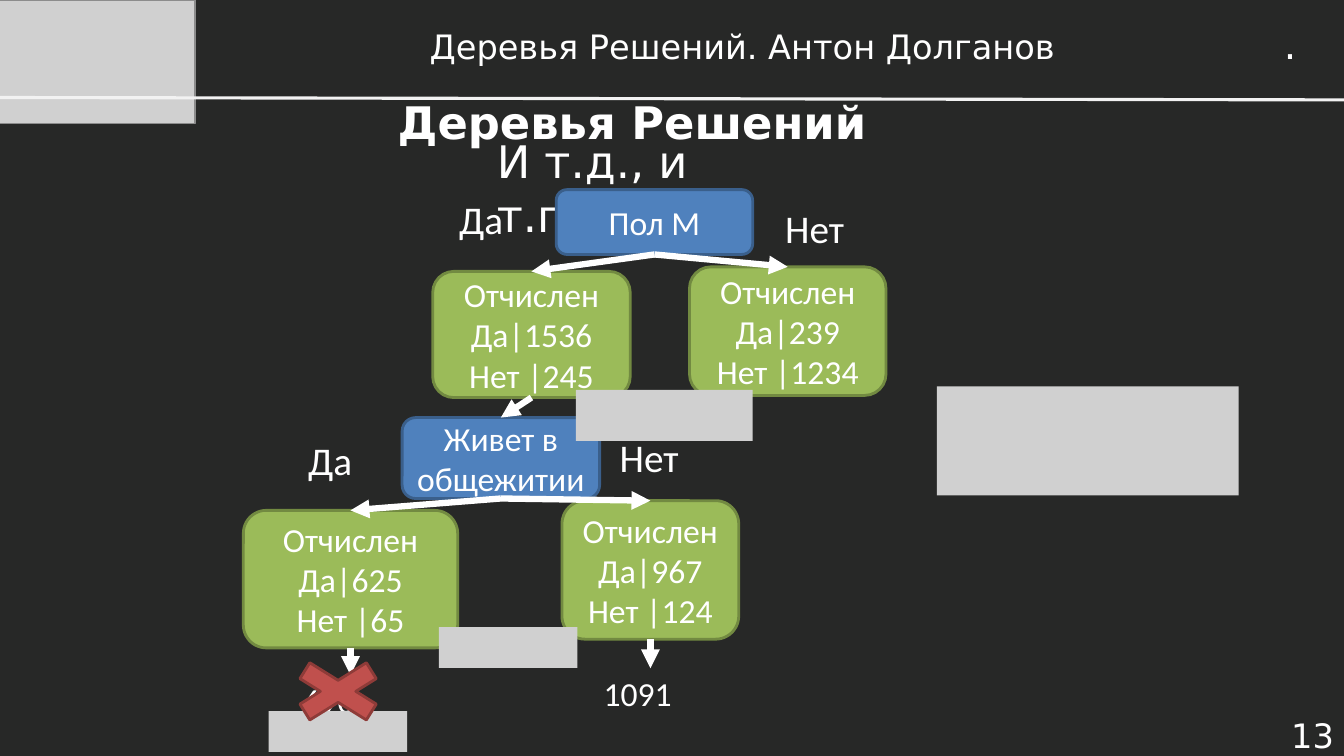
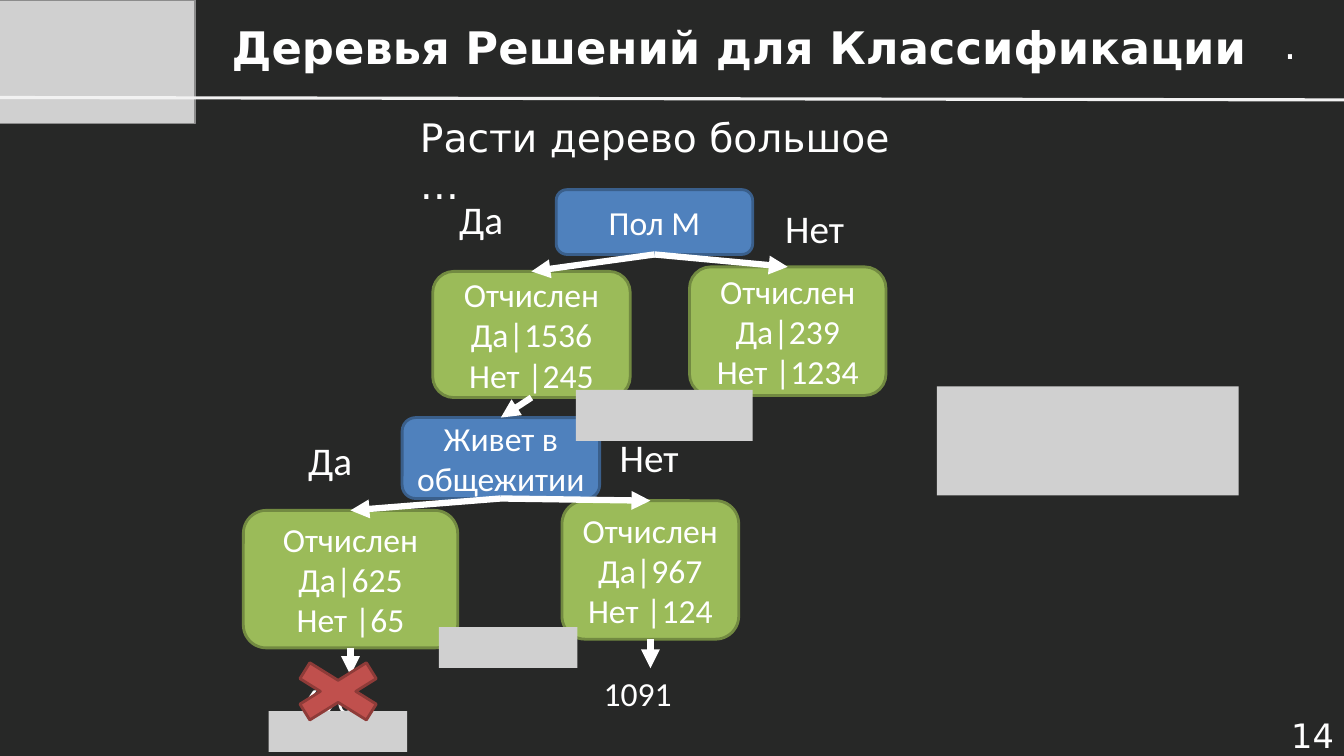
Before and after one commit to dayekb/Study, a slide deck: slide 14 of rus/UrFU/IST in Medicine/1 season/Презентации/Лекция 1.10 - Деревья Решений.pptx (slide 13 before the commit). Drawn at 1344x756 pixels with LibreOffice and Linux fonts; fonts in the diff are those of the drawing; grey boxes stand for pictures. Boxes give left, top, right and bottom in pixels: in the first picture for what was removed or moved away, otherwise in the second. Text is boxed around its words. In the diff, an @@ line names an element or a change of style, - is before the commit and + after.

```diff
--- a/rus/UrFU/IST in Medicine/1 season/Презентации/Лекция 1.10 - Деревья Решений.pptx
+++ b/rus/UrFU/IST in Medicine/1 season/Презентации/Лекция 1.10 - Деревья Решений.pptx
@@ text at (x1=232, y1=29, x2=1246, y2=74): text changed; size 24 to 32 pt; bold on @@
-Деревья Решений. Антон Долганов
+Деревья Решений для Классификации
@@ title removed at (x1=398, y1=104, x2=866, y2=149) @@
-Деревья Решений
@@ text at (x1=420, y1=121, x2=889, y2=160): text changed; size 32 to 28 pt @@
-И т.д., и т.п…
+Расти дерево большое …
@@ page number at (x1=1291, y1=723, x2=1334, y2=748): text changed @@
-13
+14
```
Also in this commit, not shown: 42 other slides changed, 2 slides added, 3 slides removed, 14 other files.
